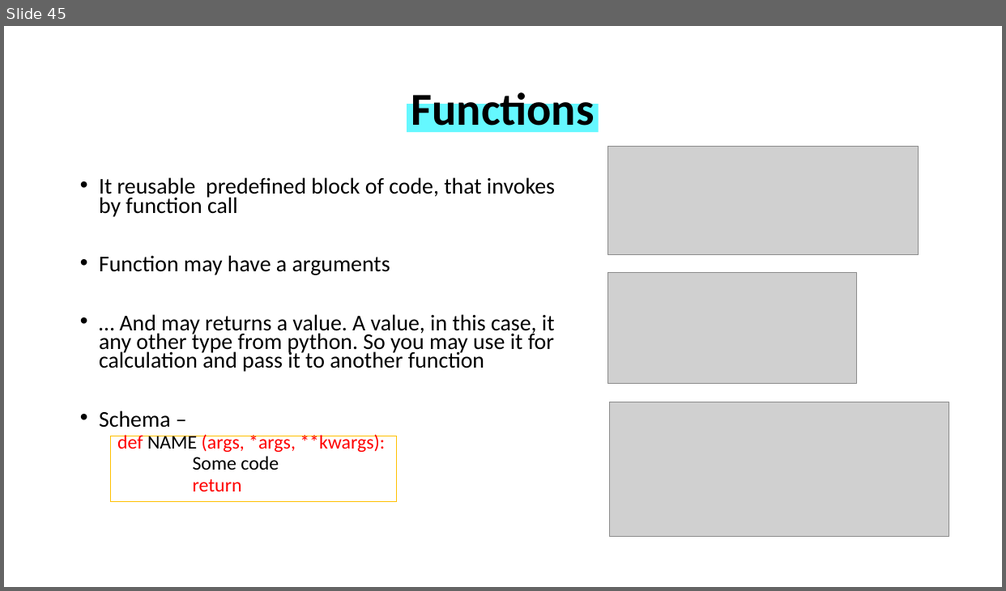
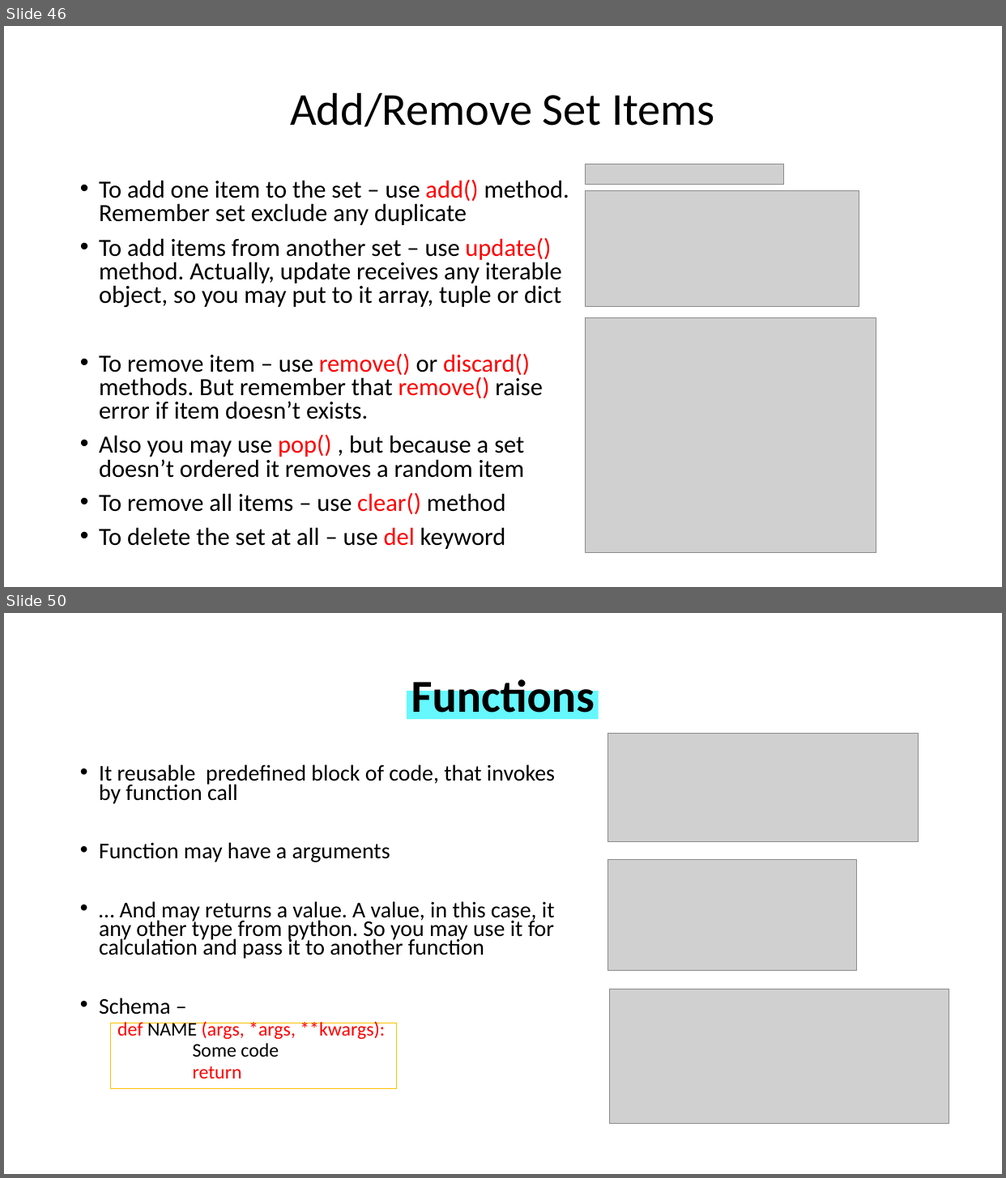
Before and after one commit to WonderLuc/brother-bootcamp, a slide deck: python 101/python_101.pptx. Shown one above the other, each under a label of ours: slide 45 before the commit, slides 46 and 50 after it; the slides between them are not shown. The pictures are 1006x591 and 1006x1178 pixels, drawn with LibreOffice and Linux fonts; fonts in the diff are those of the drawing; grey boxes stand for pictures; background and template pictures are left out. Boxes give left, top, right and bottom in pixels: in the first picture for what was removed or moved away, otherwise in the second. Text is boxed around its words. In the diff, an @@ line names an element or a change of style, - is before the commit and + after.

```diff
--- a/python 101/python_101.pptx
+++ b/python 101/python_101.pptx
@@ slide 46 added at (4,26,1002,587), background picture (left out) @@
@@ title added at (290,92,715,127), 44 pt, text #000000 @@
+Add/Remove Set Items
@@ picture added at (586,164,784,184) @@
@@ text added at (99,180,569,549), 23.8 pt, text #000000 @@
+• To add one item to the set – use add() method. Remember set exclude any duplicate
+• To add items from another set – use update() method. Actually, update receives any iterable object, so you may put to it array, tuple or dict
+• To remove item – use remove() or discard() methods. But remember that remove() raise error if item doesn’t exists.
+• Also you may use pop() , but because a set doesn’t ordered it removes a random item
+• To remove all items – use clear() method
+• To delete the set at all – use del keyword
@@ picture added at (586,190,859,307) @@
@@ picture added at (586,318,876,553) @@
@@ what was slide 45 is now slide 50 @@
```
Also in this commit, not shown: 1 slide changed, 4 other slides added, 2 other files.
